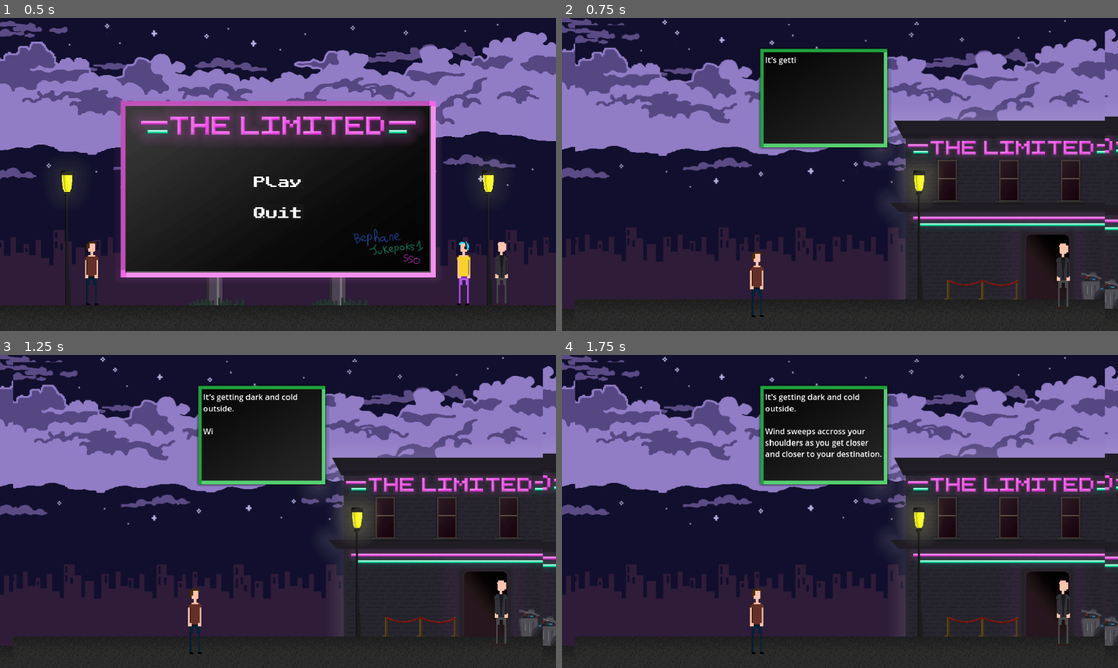
Above: before the commit, frames 1-4 (two rows, left to right).
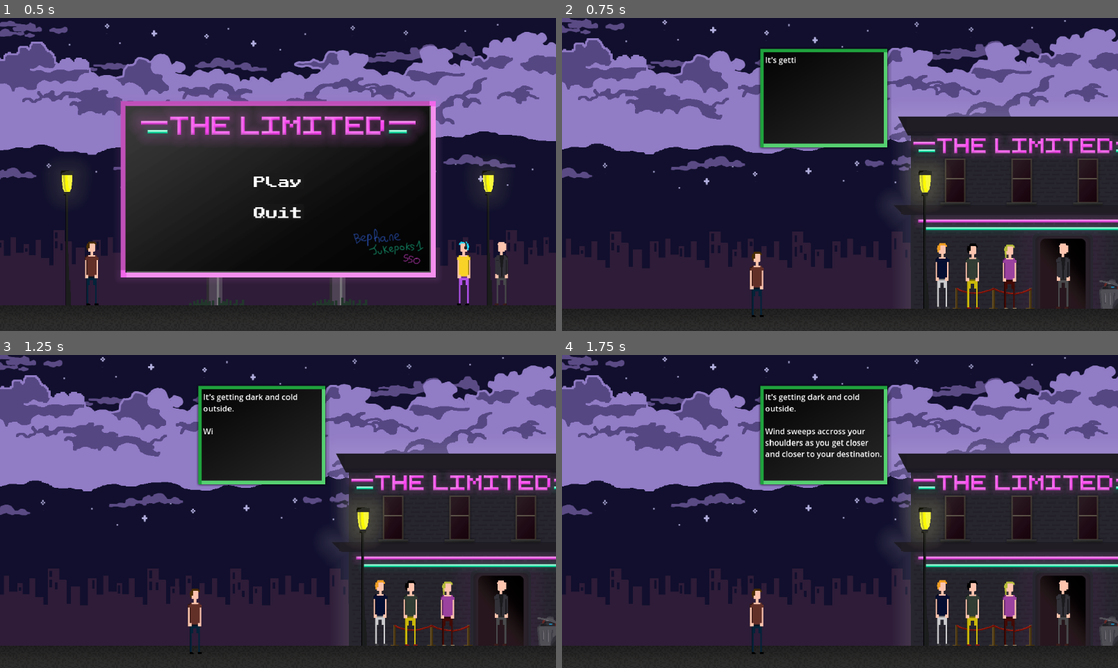
Above: after the commit, the same moments.

Repository: LudumSJB/The-Limited
Game: Godot game, scene res://scenes/MainMenu.tscn
Same seed, same stepped clock (60 frames per second), same inputs: the game is played once before the commit and once after it.
Inputs:
- Up to frame 1 (0.5 s): no input
- Up to frame 2 (0.75 s): click "Play" at 0.5 s
- Up to frame 3 (1.25 s): no input
- Up to frame 4 (1.75 s): tap Enter (ui_accept) at 1.25, 1.52 s; hold D (right) from 1.28 s (still down); tap Space (action_button) at 1.35 s

Frame 1 is identical in both runs. In frame 2, 18% of the frame differs, in the area x 2-98%, y 2-93%; in frame 3, 18%; in frame 4, 18%.

Commit message:
make dialog actions understandable in json

Diff:
--- a/dialogs/act1.json
+++ b/dialogs/act1.json
@@ -8,14 +8,13 @@
 	},
 	{
 		"text": "You arrive to a local dance club called [color=#76428a][b]'The Limited'[/b][/color]. \n\nThis place has been here for years. People come here often and the place is fabulous.",
-		"action": 1
+		"action": "close_dialog"
 	},
 	{
 		"dialog_position": 1,
 		"text": "Good evening sir. \nWe are full. There's no more space. Nada. \nWe only have [color=#ac3232][u]limited space[/u][/color] available.",
 		"face": 1,
-		"sound": 0,
-		"action": 4
+		"sound": 0
 	},
 	{
 		"dialog_position": 0,
@@ -25,19 +24,17 @@
 		"dialog_position": 2,
 		"text": "I've come a long way to here. \n\nIs there any way I could get inside?",
 		"face": 0,
-		"sound": 1,
-		"action": 4
+		"sound": 1
 	},
 	{
 		"dialog_position": 1,
 		"text": "Now that I think of it. \nI've been getting [i]really hungry[/i] and my shift is not gonna end very soon. \nCould you get me a [color=#8f563b]hotdog[/color] from that vendor over there?",
 		"face": 1,
-		"sound": 0,
-		"action": 4
+		"sound": 0
 	},
 	{
 		"dialog_position": 0,
 		"text": "You look to your right where the doorman is pointing. \nThere's a small wagon with huge yellow sign that says [color=#fbf236]'Hotdog to fill ya'[/color].",
-		"action": 2
+		"action": "next_scene"
 	}
 ]
--- a/dialogs/act2.json
+++ b/dialogs/act2.json
@@ -3,34 +3,30 @@
 		"dialog_position": 2,
 		"text": "Oh Hello! What can I get for ya?",
 		"face": 1,
-		"sound": 1,
-		"action": 4
+		"sound": 1
 	},
 	{
 		"dialog_position": 1,
 		"text": "Hi, could I get one of those hotdogs?",
 		"face": 0,
-		"sound": 0,
-		"action": 4
+		"sound": 0
 	},
 	{
 		"dialog_position": 2,
 		"text": "Of course! That would be 5,50€.",
 		"face": 1,
-		"sound": 1,
-		"action": 4
+		"sound": 1
 	},
 	{
 		"dialog_position": 0,
 		"text": "You start looking through your pockets...",
-		"action": 3
+		"action": "minigame"
 	},
 	{
 		"dialog_position": 1,
 		"text": "Found em! Here you go.",
 		"face": 0,
-		"sound": 0,
-		"action": 4
+		"sound": 0
 	},
 	{
 		"dialog_position": 0,
@@ -41,6 +37,6 @@
 		"text": "Here ya go! One tasty hotdog!",
 		"face": 1,
 		"sound": 1,
-		"action": 2
+		"action": "next_scene"
 	},
 ]
--- a/dialogs/act3.json
+++ b/dialogs/act3.json
@@ -2,21 +2,19 @@
 	{
 		"dialog_position": 0,
 		"text": "You just arrive in time as one last one person in line gets inside.",
-		"action": 1
+		"action": "close_dialog"
 	},
 	{
 		"dialog_position": 1,
 		"text": "Oh there you are. \nWhat took you so long? Hotdogs are not hard to come by aren't they?",
 		"face": 1,
-		"sound": 0,
-		"action": 4
+		"sound": 0
 	},
 	{
 		"dialog_position": 1,
-		"text": "One last thing. I need to see your papers before I can let you through.",
+		"text": "One last thing. \nI need to see your papers before I can let you through.",
 		"face": 1,
-		"sound": 0,
-		"action": 4
+		"sound": 0
 	},
 	{
 		"dialog_position": 0,
@@ -24,9 +22,14 @@
 		"action": 3
 	},
 	{
+		"dialog_position": 0,
+		"text": "Seems like your pockets have more than enough space...",
+	},
+	{
 		"dialog_position": 1,
-		"text": "Ok, you're good to go. Watch out, it might be little crowded there.",
+		"text": "Ok, you're good to go. \nWatch out, it might be little crowded there.",
 		"face": 1,
-		"action": 2
+		"sound": 1,
+		"action": "next_scene"
 	},
 ]
--- a/dialogs/act4.json
+++ b/dialogs/act4.json
@@ -1,7 +1,24 @@
 [
 	{
 		"dialog_position": 0,
-		"text": "At last you got inside. Looks like there's lots of people. Let's get this party started!",
-		"action": 1
-	}
+		"text": "At last you got inside. \nLooks like there's lots of people. \n\nLet's get this party started!",
+		"action": "close_dialog"
+	},
+	{
+		"dialog_position": 1,
+		"text": "Hi! Nice to see you around! \n\nWhat can I make for you?",
+		"face": 1,
+		"sound": 1
+	},
+	{
+		"dialog_position": 2,
+		"text": "Oh, a happy martini of course!",
+		"face": 1,
+	},
+	{
+		"dialog_position": 1,
+		"text": "The usual, I like it! \nComing right up!",
+		"face": 0,
+		"sound": 1
+	},
 ]
--- /dev/null
+++ b/dialogs/act5.json
@@ -0,0 +1,7 @@
+[
+	{
+		"dialog_position": 0,
+		"text": "Toilet scene",
+		"action": "close_dialog"
+	}
+]
--- /dev/null
+++ b/dialogs/act6.json
@@ -0,0 +1,7 @@
+[
+	{
+		"dialog_position": 0,
+		"text": "Back to club",
+		"action": "close_dialog"
+	}
+]
--- a/scenes/level2.tscn
+++ b/scenes/level2.tscn
@@ -37,5 +37,3 @@
 
 [connection signal="play_minigame" from="." to="." method="_on_play_minigame"]
 [connection signal="MinigameWon" from="TimingAccuracyBar" to="." method="_on_timing_accuracy_bar_minigame_won"]
-[connection signal="NotOnTime" from="TimingAccuracyBar" to="." method="_on_timing_accuracy_bar_not_on_time"]
-[connection signal="OnTime" from="TimingAccuracyBar" to="." method="_on_timing_accuracy_bar_on_time"]
--- a/scenes/level3.tscn
+++ b/scenes/level3.tscn
@@ -13,6 +13,7 @@
 script = ExtResource("1_8qq86")
 
 [node name="outside_scene_props" parent="." instance=ExtResource("1_rkgy3")]
+show_empty_street = true
 
 [node name="player" parent="." instance=ExtResource("2_6t1de")]
 position = Vector2(551, 538)
@@ -22,6 +23,7 @@
 faces = Array[Texture]([ExtResource("4_w71oc"), ExtResource("5_rthe7")])
 
 [node name="Area2D__talk_to_security" parent="." instance=ExtResource("7_iwwnf")]
+position = Vector2(1027, 520)
 
 [node name="TimingAccuracyBar" parent="." instance=ExtResource("7_3ad0c")]
 visible = false
@@ -29,8 +31,5 @@
 triesToWin = 3
 
 [connection signal="play_minigame" from="." to="." method="_on_play_minigame"]
-[connection signal="body_entered" from="Area2D__talk_to_security" to="." method="_on_area_2d__talk_to_security_body_entered"]
-[connection signal="body_exited" from="Area2D__talk_to_security" to="." method="_on_area_2d__talk_to_security_body_exited"]
+[connection signal="OnTalkInitated" from="Area2D__talk_to_security" to="." method="_on_area_2d__talk_to_security_on_talk_initated"]
 [connection signal="MinigameWon" from="TimingAccuracyBar" to="." method="_on_timing_accuracy_bar_minigame_won"]
-[connection signal="NotOnTime" from="TimingAccuracyBar" to="." method="_on_timing_accuracy_bar_not_on_time"]
-[connection signal="OnTime" from="TimingAccuracyBar" to="." method="_on_timing_accuracy_bar_on_time"]
--- a/scenes/level4.tscn
+++ b/scenes/level4.tscn
@@ -1,5 +1,6 @@
-[gd_scene load_steps=10 format=3 uid="uid://df0m2jrbhdijl"]
+[gd_scene load_steps=11 format=3 uid="uid://df0m2jrbhdijl"]
 
+[ext_resource type="Script" path="res://scripts/level4.gd" id="1_w4nf6"]
 [ext_resource type="Texture2D" uid="uid://bjxlroipqra04" path="res://assets/images/background_club.png" id="1_xiwl2"]
 [ext_resource type="PackedScene" uid="uid://duuwin15j36fv" path="res://scenes/player.tscn" id="3_10s1h"]
 [ext_resource type="PackedScene" uid="uid://bd36h1vyy37d5" path="res://scenes/dialog_system.tscn" id="4_ym8v5"]
@@ -15,6 +16,7 @@
 size = Vector2(136.5, 625)
 
 [node name="level4" type="Node2D"]
+script = ExtResource("1_w4nf6")
 
 [node name="Sprite2D" type="Sprite2D" parent="."]
 position = Vector2(578, 338)
@@ -24,7 +26,7 @@
 position = Vector2(551, 538)
 
 [node name="dialogSystem" parent="." instance=ExtResource("4_ym8v5")]
-dialogsPath = "res://dialogs/act4.json"
+dialogsPath = "res://dialogs/act5.json"
 faces = Array[Texture]([ExtResource("5_0uddc"), ExtResource("6_1no3t")])
 
 [node name="StaticBody2D" type="StaticBody2D" parent="."]
@@ -51,4 +53,6 @@
 autoplay = true
 
 [node name="Area2D__talk_to_person" parent="." instance=ExtResource("7_pkq5q")]
-position = Vector2(956, 517)
+position = Vector2(386, 517)
+
+[connection signal="OnTalkInitated" from="Area2D__talk_to_person" to="." method="_on_area_2d__talk_to_person_on_talk_initated"]
--- /dev/null
+++ b/scenes/level5.tscn
@@ -0,0 +1,50 @@
+[gd_scene load_steps=9 format=3 uid="uid://qnl3loe42rgl"]
+
+[ext_resource type="Texture2D" uid="uid://3uq4pa68v0og" path="res://assets/images/background_toilet.png" id="1_700b8"]
+[ext_resource type="PackedScene" uid="uid://duuwin15j36fv" path="res://scenes/player.tscn" id="2_bp30i"]
+[ext_resource type="PackedScene" uid="uid://bd36h1vyy37d5" path="res://scenes/dialog_system.tscn" id="3_xs8v8"]
+[ext_resource type="Texture2D" uid="uid://y8nlnxed1dhu" path="res://assets/images/face_01.png" id="4_b30m5"]
+[ext_resource type="Texture2D" uid="uid://dvlrkobcb7b65" path="res://assets/images/face_02.png" id="5_7ikgh"]
+[ext_resource type="AudioStream" uid="uid://wjrks27kv2mn" path="res://assets/sounds/music_placeholder3.wav" id="6_y2el4"]
+
+[sub_resource type="RectangleShape2D" id="RectangleShape2D_fno7i"]
+size = Vector2(1179, 43)
+
+[sub_resource type="RectangleShape2D" id="RectangleShape2D_k7brp"]
+size = Vector2(136.5, 625)
+
+[node name="level5" type="Node2D"]
+
+[node name="Sprite2D" type="Sprite2D" parent="."]
+position = Vector2(578, 338)
+texture = ExtResource("1_700b8")
+
+[node name="player" parent="." instance=ExtResource("2_bp30i")]
+position = Vector2(551, 538)
+
+[node name="dialogSystem" parent="." instance=ExtResource("3_xs8v8")]
+dialogsPath = "res://dialogs/act5.json"
+faces = Array[Texture]([ExtResource("4_b30m5"), ExtResource("5_7ikgh")])
+
+[node name="StaticBody2D" type="StaticBody2D" parent="."]
+collision_layer = 2
+collision_mask = 2
+metadata/_edit_group_ = true
+
+[node name="CollisionShape2D" type="CollisionShape2D" parent="StaticBody2D"]
+position = Vector2(578, 629)
+shape = SubResource("RectangleShape2D_fno7i")
+
+[node name="CollisionShape2D2" type="CollisionShape2D" parent="StaticBody2D"]
+position = Vector2(52.25, 331)
+shape = SubResource("RectangleShape2D_k7brp")
+
+[node name="CollisionShape2D3" type="CollisionShape2D" parent="StaticBody2D"]
+position = Vector2(1105, 323)
+shape = SubResource("RectangleShape2D_k7brp")
+
+[node name="music" type="AudioStreamPlayer2D" parent="."]
+position = Vector2(553, 333)
+stream = ExtResource("6_y2el4")
+volume_db = 1.0
+autoplay = true
--- /dev/null
+++ b/scenes/level6.tscn
@@ -0,0 +1,54 @@
+[gd_scene load_steps=10 format=3 uid="uid://d2qpi3vi0aodb"]
+
+[ext_resource type="Texture2D" uid="uid://bjxlroipqra04" path="res://assets/images/background_club.png" id="1_lyvuo"]
+[ext_resource type="PackedScene" uid="uid://duuwin15j36fv" path="res://scenes/player.tscn" id="2_vdvpb"]
+[ext_resource type="PackedScene" uid="uid://bd36h1vyy37d5" path="res://scenes/dialog_system.tscn" id="3_ibk6j"]
+[ext_resource type="Texture2D" uid="uid://y8nlnxed1dhu" path="res://assets/images/face_01.png" id="4_k3eyc"]
+[ext_resource type="Texture2D" uid="uid://dvlrkobcb7b65" path="res://assets/images/face_02.png" id="5_vu6nn"]
+[ext_resource type="AudioStream" uid="uid://wjrks27kv2mn" path="res://assets/sounds/music_placeholder3.wav" id="6_kwld7"]
+[ext_resource type="PackedScene" uid="uid://xpqxmn8xqk4v" path="res://scenes/talk_to_person.tscn" id="7_86mrb"]
+
+[sub_resource type="RectangleShape2D" id="RectangleShape2D_fno7i"]
+size = Vector2(1179, 43)
+
+[sub_resource type="RectangleShape2D" id="RectangleShape2D_k7brp"]
+size = Vector2(136.5, 625)
+
+[node name="level6" type="Node2D"]
+
+[node name="Sprite2D" type="Sprite2D" parent="."]
+position = Vector2(578, 338)
+texture = ExtResource("1_lyvuo")
+
+[node name="player" parent="." instance=ExtResource("2_vdvpb")]
+position = Vector2(551, 538)
+
+[node name="dialogSystem" parent="." instance=ExtResource("3_ibk6j")]
+dialogsPath = "res://dialogs/act4.json"
+faces = Array[Texture]([ExtResource("4_k3eyc"), ExtResource("5_vu6nn")])
+
+[node name="StaticBody2D" type="StaticBody2D" parent="."]
+collision_layer = 2
+collision_mask = 2
+metadata/_edit_group_ = true
+
+[node name="CollisionShape2D" type="CollisionShape2D" parent="StaticBody2D"]
+position = Vector2(578, 629)
+shape = SubResource("RectangleShape2D_fno7i")
+
+[node name="CollisionShape2D2" type="CollisionShape2D" parent="StaticBody2D"]
+position = Vector2(52.25, 331)
+shape = SubResource("RectangleShape2D_k7brp")
+
+[node name="CollisionShape2D3" type="CollisionShape2D" parent="StaticBody2D"]
+position = Vector2(1105, 323)
+shape = SubResource("RectangleShape2D_k7brp")
+
+[node name="music" type="AudioStreamPlayer2D" parent="."]
+position = Vector2(553, 333)
+stream = ExtResource("6_kwld7")
+volume_db = 1.0
+autoplay = true
+
+[node name="Area2D__talk_to_person" parent="." instance=ExtResource("7_86mrb")]
+position = Vector2(956, 517)
--- a/scenes/outside_scene_props.tscn
+++ b/scenes/outside_scene_props.tscn
@@ -1,5 +1,6 @@
-[gd_scene load_steps=7 format=3 uid="uid://dca1x0aaq5qv7"]
+[gd_scene load_steps=8 format=3 uid="uid://dca1x0aaq5qv7"]
 
+[ext_resource type="Script" path="res://scripts/outside_scene_props.gd" id="1_8l8h3"]
 [ext_resource type="Texture2D" uid="uid://c7anqd02ws3om" path="res://assets/images/background1.png" id="1_ccbne"]
 [ext_resource type="Texture2D" uid="uid://c24hdx5ndn7yc" path="res://assets/images/security.png" id="2_c0p2o"]
 [ext_resource type="Texture2D" uid="uid://llp7ois0m45v" path="res://assets/images/background2.png" id="2_veomb"]
@@ -12,6 +13,7 @@
 size = Vector2(157.25, 629.75)
 
 [node name="outside_scene_props" type="Node2D"]
+script = ExtResource("1_8l8h3")
 metadata/_edit_group_ = true
 metadata/_edit_lock_ = true
 
--- a/scripts/TimingAccuracyBar.gd
+++ b/scripts/TimingAccuracyBar.gd
@@ -1,7 +1,5 @@
 extends CanvasLayer
 
-signal NotOnTime
-signal OnTime
 signal MinigameWon
 
 @onready var area_hitter = $Control/Path2D/PathFollow2D/AreaHitter
@@ -16,13 +14,17 @@
 @export var triesToWin: int = 5 # tries needed to be done to win the minigame
 @export var tries_indicator: PackedScene # indicator as a scene
 @export var indicatorOffset: float = 50 # offset between indicators
+@export var scoreOnTime: int = 10
+@export var scoreNotOnTime: int = -5
 
 var triesSprites: Array[Sprite2D]
 var rng = RandomNumberGenerator.new()
 
 var path_length: float = 0
+var root: Node2D
 
 func _ready():
+	root = get_tree().root.get_child(0)
 	path_length = path_2d.curve.get_baked_length()
 	var indicatorPosition = tries_parent.global_position
 	for try in triesToWin:
@@ -47,7 +49,7 @@
 func onTime():
 	triesToWin -= 1
 	sound_success.play()
-	OnTime.emit()
+	root.AddScore(scoreOnTime)
 	if triesSprites.size() > 0:
 		var indicatorSprite = triesSprites[triesSprites.size()-1]
 		triesSprites.remove_at(triesSprites.size()-1)
@@ -58,7 +60,8 @@
 
 func notOnTime():
 	sound_fail.play()
-	NotOnTime.emit()
+	root.AddScore(scoreNotOnTime)
+	root.ShakeCamera()
 	setRandomProgress()
 
 func setRandomProgress():
--- a/scripts/dialog_system.gd
+++ b/scripts/dialog_system.gd
@@ -1,12 +1,4 @@
 extends Node2D
-
-enum DialogActions {
-	None = 0,
-	CloseDialog = 1,
-	NextScene = 2,
-	PlayMiniGame = 3,
-	PlaySound = 4
-}
 
 @onready var rich_text_label = $Sprite2D/RichTextLabel
 @onready var sprite_2d = $Sprite2D
@@ -174,16 +166,12 @@
 	if dialog.has("action"):
 		var action = dialog.action
 		print("action: ", action)
-		if action == DialogActions.NextScene as int:
+		if action == "next_scene":
 			change_scene_after_dialog_close = true
-		elif action == DialogActions.CloseDialog as int:
+		elif action == "close_dialog":
 			close_dialog_after_dialog_close = true
-		elif action == DialogActions.PlayMiniGame as int:
+		elif action == "minigame":
 			play_minigame_after_dialog_close = true
-		elif action == DialogActions.PlaySound as int:
-			if !dialog.has("sound"):
-				print("no sound set!")
-				return
-			var sound = sounds[dialog.sound]
-#			print("playing sound: ", sound.name)
-			sound.play()
+	if dialog.has("sound"):
+		var sound = sounds[dialog.sound]
+		sound.play()
--- a/scripts/level2.gd
+++ b/scripts/level2.gd
@@ -5,22 +5,8 @@
 @onready var timing_accuracy_bar = $TimingAccuracyBar
 @onready var dialog_system = $dialogSystem
 
-var root: Node
-
-
-func _ready():
-	root = get_node("..")
-
 func _on_play_minigame():
 	timing_accuracy_bar.activateMinigame()
-
-
-func _on_timing_accuracy_bar_not_on_time():
-	root.AddScore(-5)
-	root.ShakeCamera()
-
-func _on_timing_accuracy_bar_on_time():
-	root.AddScore(10)
 
 func _on_timing_accuracy_bar_minigame_won():
 	timing_accuracy_bar.deactivateMinigame()
--- a/scripts/level3.gd
+++ b/scripts/level3.gd
@@ -6,38 +6,15 @@
 @onready var dialog_system = $dialogSystem
 @onready var timing_accuracy_bar = $TimingAccuracyBar
 
-var root: Node
-
-# Called when the node enters the scene tree for the first time.
-func _ready():
-	root = get_node("..")
-
-
-# Called every frame. 'delta' is the elapsed time since the previous frame.
-func _process(_delta):
-	if !dialog_system.is_active && security_guy_talk_to_action.visible && Input.is_action_just_released("action_button"):
-		security_guy_talk_to_action.visible = false
-		dialog_system.nextText()
 
 func _on_play_minigame():
 	timing_accuracy_bar.activateMinigame()
-
-func _on_area_2d__talk_to_security_body_entered(body):
-	security_guy_talk_to_action.visible = true
-
-
-func _on_area_2d__talk_to_security_body_exited(body):
-	security_guy_talk_to_action.visible = false
-
-
-func _on_timing_accuracy_bar_not_on_time():
-	root.AddScore(-5)
-	root.ShakeCamera()
-
-func _on_timing_accuracy_bar_on_time():
-	root.AddScore(10)
 
 
 func _on_timing_accuracy_bar_minigame_won():
 	timing_accuracy_bar.deactivateMinigame()
 	dialog_system.nextText()
+
+
+func _on_area_2d__talk_to_security_on_talk_initated():
+	dialog_system.nextText()
--- /dev/null
+++ b/scripts/level4.gd
@@ -0,0 +1,6 @@
+extends Node2D
+
+@onready var dialog_system = $dialogSystem
+
+func _on_area_2d__talk_to_person_on_talk_initated():
+	dialog_system.nextText()
--- /dev/null
+++ b/scripts/outside_scene_props.gd
@@ -0,0 +1,8 @@
+extends Node2D
+
+@export var show_empty_street: bool = false
+@onready var city_bg_2 = $city_bg_2
+
+func _ready():
+	if !show_empty_street:
+		city_bg_2.visible = false
--- a/scripts/root.gd
+++ b/scripts/root.gd
@@ -10,7 +10,9 @@
 	"level1",
 	"level2",
 	"level3",
-	"level4"
+	"level4",
+	"level5",
+	"level6"
 ]
 
 # store global vars here that need to stay between scenes
--- a/scripts/talk_to_person.gd
+++ b/scripts/talk_to_person.gd
@@ -10,8 +10,8 @@
 		sprite_2d.visible = false
 		OnTalkInitated.emit()
 
-func _on_body_entered(body):
+func _on_body_entered(_body):
 	sprite_2d.visible = true
 
-func _on_body_exited(body):
+func _on_body_exited(_body):
 	sprite_2d.visible = false
